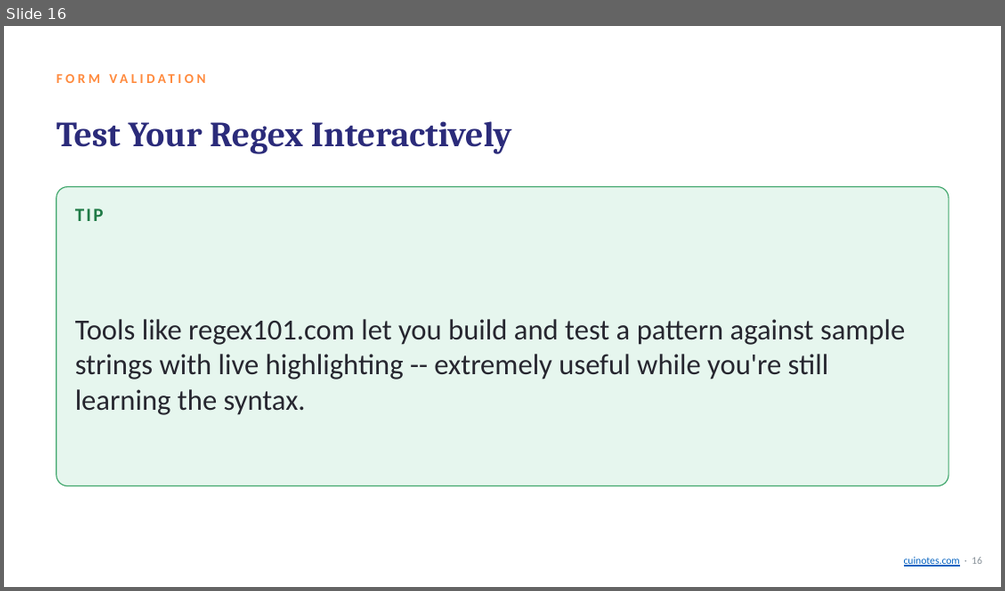
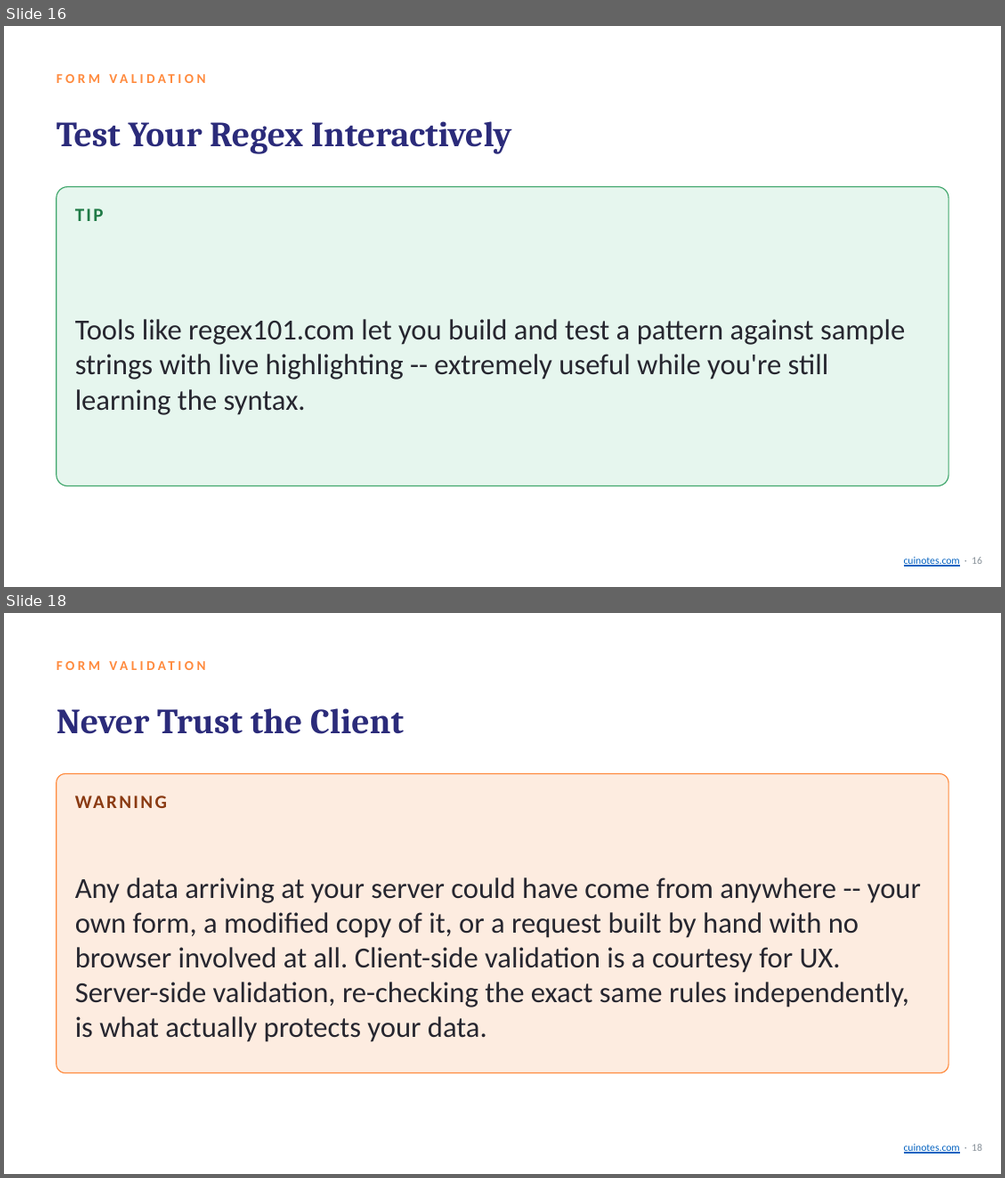
Before and after one commit to mua22/mern-web-book, a slide deck: slides/CSC336-Lecture-14-Regular-Expressions-and-JSON.pptx. Shown one above the other, each under a label of ours: slide 16 before the commit, slides 16 and 18 after it; the slides between them are not shown. The pictures are 1005x591 and 1005x1178 pixels, drawn with LibreOffice and Linux fonts; fonts in the diff are those of the drawing. Boxes give left, top, right and bottom in pixels: in the first picture for what was removed or moved away, otherwise in the second. Text is boxed around its words. In the diff, an @@ line names an element or a change of style, - is before the commit and + after.

```diff
--- a/slides/CSC336-Lecture-14-Regular-Expressions-and-JSON.pptx
+++ b/slides/CSC336-Lecture-14-Regular-Expressions-and-JSON.pptx
@@ slide 18 added at [4, 613, 1001, 1174], background #FFFFFF @@
@@ text added at [57, 650, 879, 681], 13 pt, text #FF8A3D, bold @@
+FORM VALIDATION
@@ text added at [57, 708, 404, 734], 34 pt, text #2B2B7A, bold @@
+Never Trust the Client
@@ rounded rectangle added at [57, 774, 948, 1073], fill #FDECE0, outline #FF8A3D 1 pt @@
@@ text added at [75, 785, 930, 818], 18 pt, text #8A3A12, bold @@
+WARNING
@@ text added at [75, 877, 921, 1042], 28 pt, text #26262F @@
+Any data arriving at your server could have come from anywhere -- your own form, a modified copy of it, or a request built by hand with no browser involved at all. Client-side validation is a courtesy for UX. Server-side validation, re-checking the exact same rules independently, is what actually protects your data.
@@ text added at [904, 1143, 982, 1153], 10 pt, text #0563C1, underline @@
+cuinotes.com · 18
```
Also in this commit, not shown: 9 slides changed, 4 other slides added, 3 other files.
